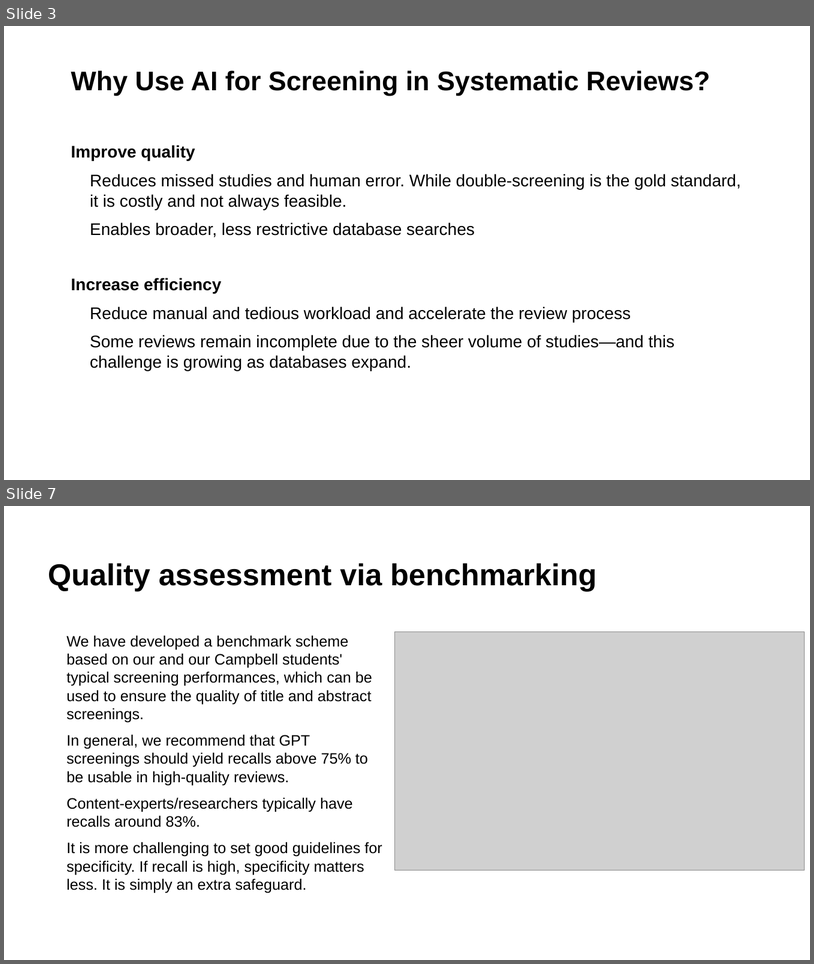
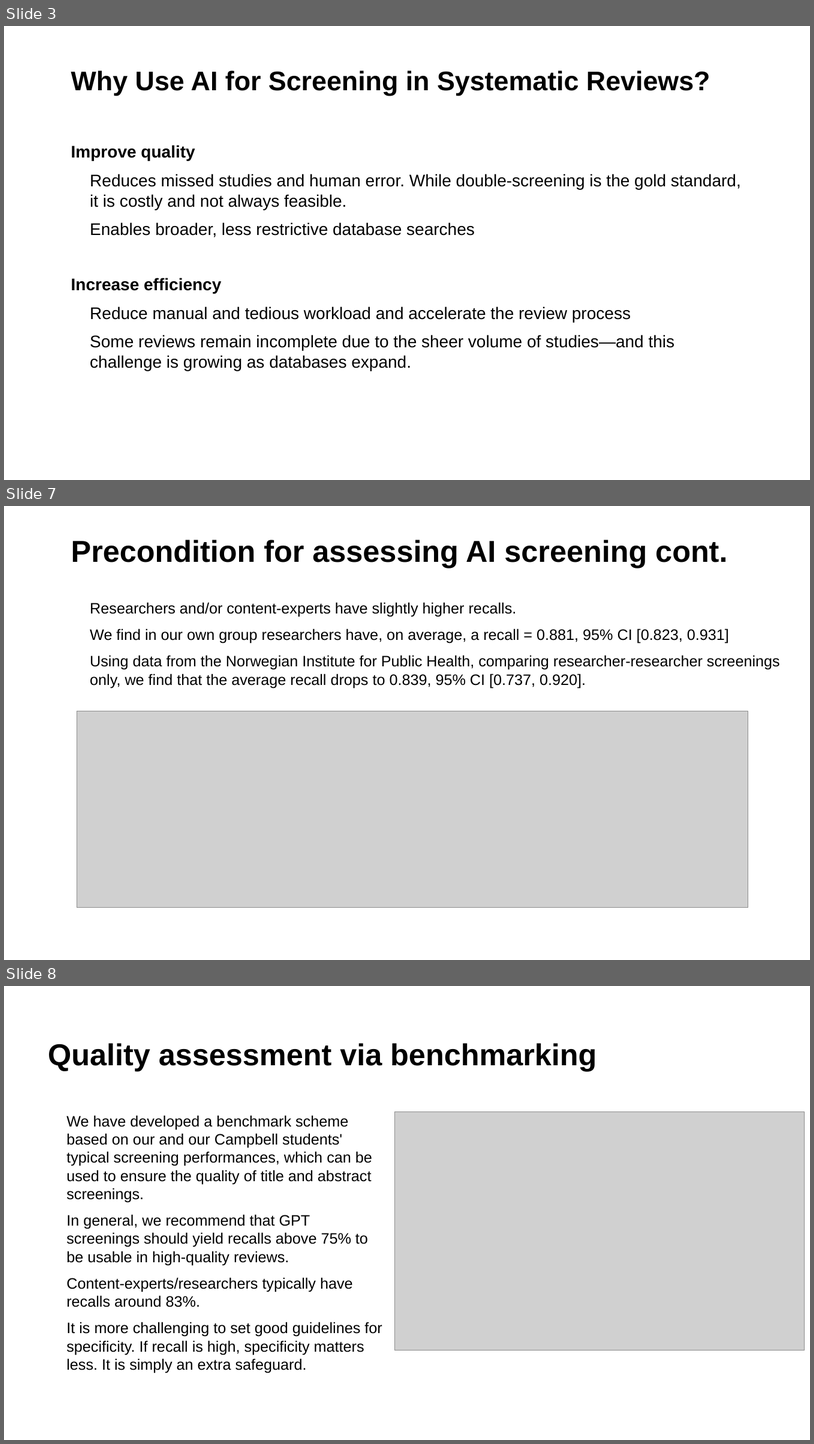
Before and after one commit to MikkelVembye/IRM2026, a slide deck: screen-with-gpt-models.pptx. Shown one above the other, each under a label of ours: slides 3 and 7 before the commit, slides 3, 7 and 8 after it; the slides between them are not shown. The pictures are 814x964 and 814x1444 pixels, drawn with LibreOffice and Linux fonts; fonts in the diff are those of the drawing; grey boxes stand for pictures; background and template pictures are left out. Boxes give left, top, right and bottom in pixels: in the first picture for what was removed or moved away, otherwise in the second. Text is boxed around its words. In the diff, an @@ line names an element or a change of style, - is before the commit and + after.

```diff
--- a/screen-with-gpt-models.pptx
+++ b/screen-with-gpt-models.pptx
@@ slide 7 added at bbox=[4, 506, 810, 960], background #FFFFFF @@
@@ title added at bbox=[71, 540, 728, 568], 36 pt, text #000000, bold @@
+Precondition for assessing AI screening cont.
@@ text added at bbox=[90, 602, 780, 688], 18 pt, text #000000 @@
+• Researchers and/or content-experts have slightly higher recalls.
+• We find in our own group researchers have, on average, a recall = 0.881, 95% CI [0.823, 0.931]
+• Using data from the Norwegian Institute for Public Health, comparing researcher-researcher screenings only, we find that the average recall drops to 0.839, 95% CI [0.737, 0.920].
@@ picture added at bbox=[77, 711, 749, 907] @@
@@ what was slide 7 is now slide 8 @@
```
Also in this commit, not shown: 11 slides changed, 35 other files.
